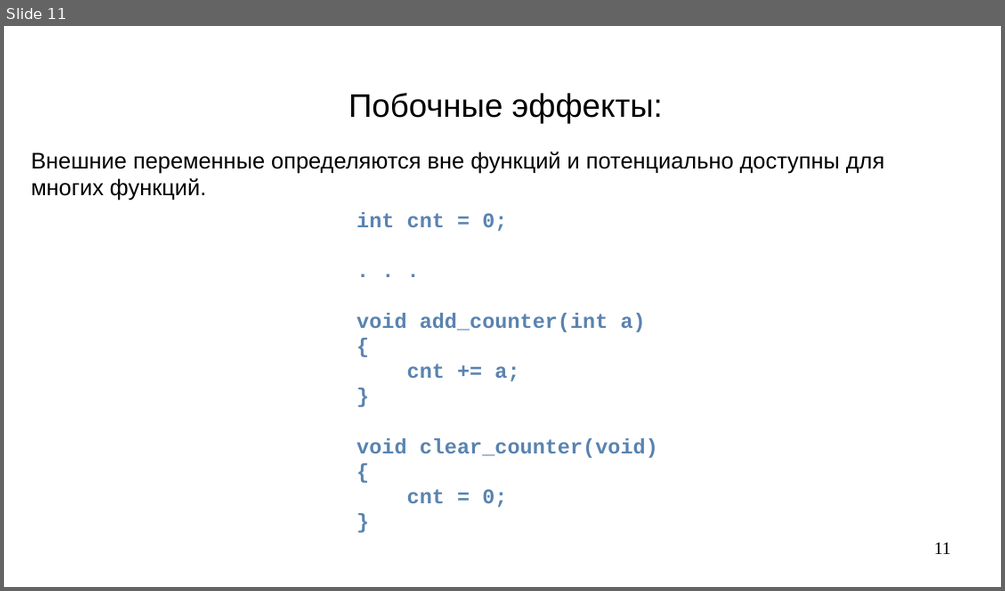
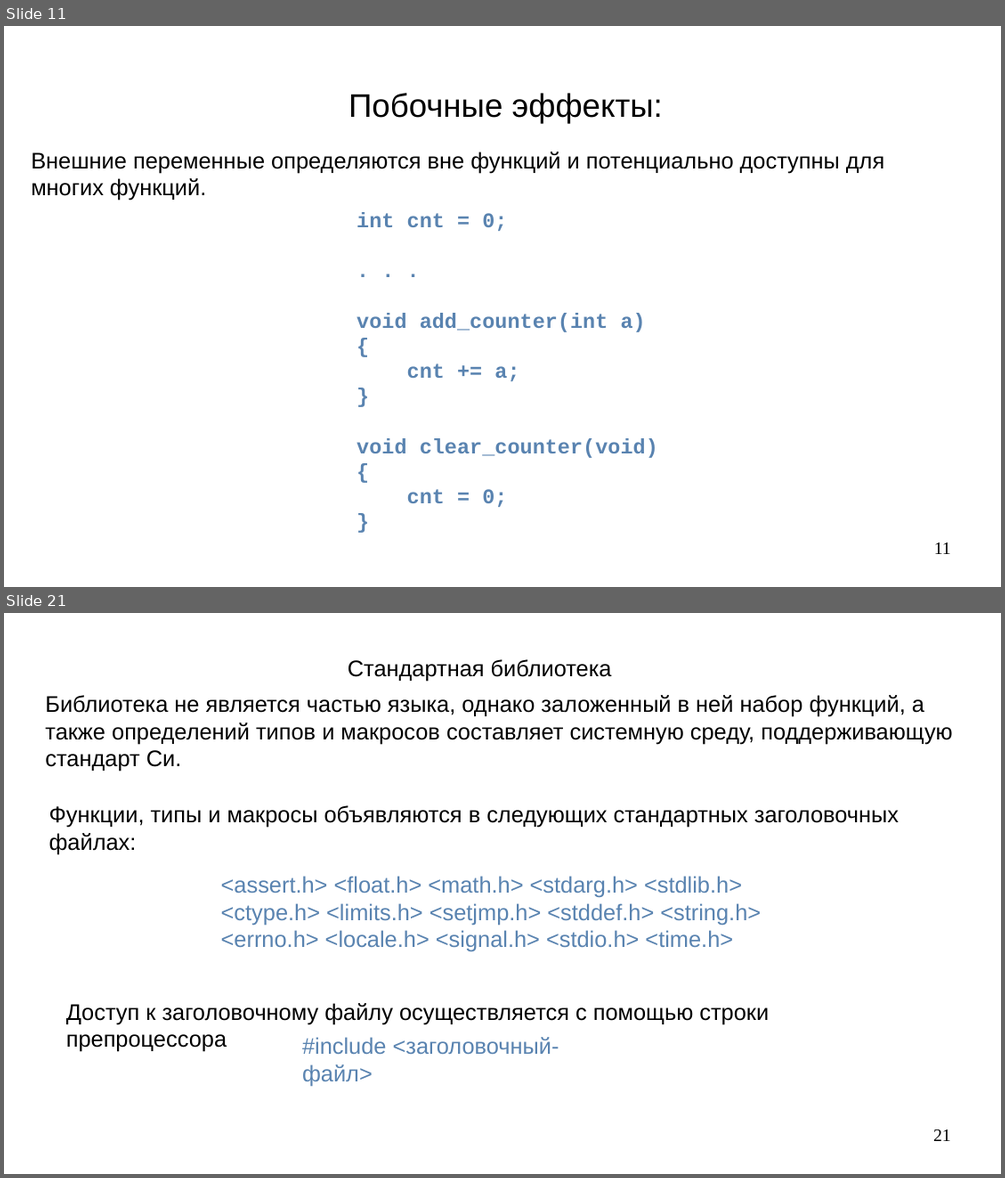
Before and after one commit to steelcraft/stud-lab, a slide deck: Лекции/CBCP01#L4.odp. Shown one above the other, each under a label of ours: slide 11 before the commit, slides 11 and 21 after it; the slides between them are not shown. The pictures are 1005x591 and 1005x1178 pixels, drawn with LibreOffice and Linux fonts; fonts in the diff are those of the drawing. Boxes give left, top, right and bottom in pixels: in the first picture for what was removed or moved away, otherwise in the second. Text is boxed around its words. In the diff, an @@ line names an element or a change of style, - is before the commit and + after.

```diff
--- a/Лекции/CBCP01#L4.odp
+++ b/Лекции/CBCP01#L4.odp
@@ slide 21 added at (4, 613, 1001, 1174), background #FFFFFF @@
@@ text added at (348, 659, 612, 681), 18 pt, text #000000 @@
+Стандартная библиотека
@@ text added at (45, 695, 953, 771), 18 pt, text #000000 @@
+Библиотека не является частью языка, однако заложенный в ней набор функций, а
+также определений типов и макросов составляет системную среду, поддерживающую стандарт Си.
@@ text added at (49, 805, 898, 854), 18 pt, text #000000 @@
+Функции, типы и макросы объявляются в следующих стандартных заголовочных файлах:
@@ text added at (221, 876, 760, 951), 18 pt, text #5983B0 @@
+<assert.h> <float.h> <math.h> <stdarg.h> <stdlib.h>
+<ctype.h> <limits.h> <setjmp.h> <stddef.h> <string.h>
+<errno.h> <locale.h> <signal.h> <stdio.h> <time.h>
@@ text added at (66, 1003, 769, 1052), 18 pt, text #000000 @@
+Доступ к заголовочному файлу осуществляется с помощью строки препроцессора
@@ text added at (302, 1037, 559, 1086), 18 pt, text #5983B0 @@
+#include <заголовочный-файл>
@@ page number added at (933, 1129, 951, 1141), 14 pt, text #000000 @@
+21
```
Also in this commit, not shown: 6 slides changed, 17 other slides added, 3 slides removed.
